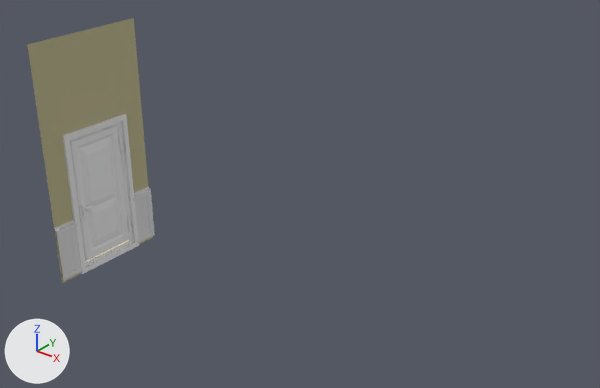
What one commit did to the FBX model BlindNight/Assets/Models/WallDoor.fbx.
One viewpoint serves both versions: a camera (50 mm lens) standing at (7.6, -12.07, 10.83) and looking at (-2.59, 0.67, 2.94). Lighting does not change. The marker at lower left points along +X, +Y and +Z.

In view in the first picture: 'WallDoor'.
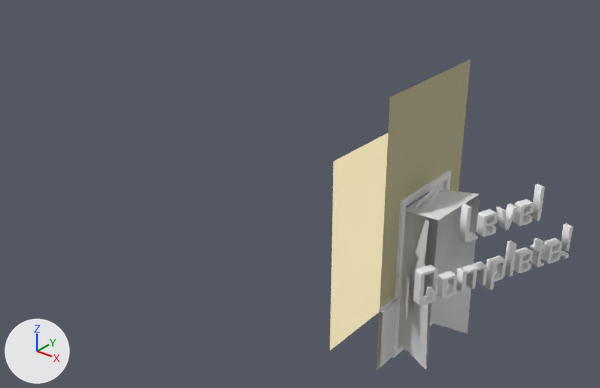
What differs and where, as boxes (x1, y1, x2, y2) in the pictures (600 x 388 px; the box of a moved part takes in the faces that stretch with it):
'WallDoor', reshaped, moved, turned, rescaled: before (27, 18, 155, 283); after (330, 59, 573, 370)
part 1 of me_walldoor_mesh_001, moved or reshaped: before (27, 18, 153, 283); after (376, 59, 471, 370)
part 2 of me_walldoor_mesh_001, moved or reshaped: before (70, 124, 129, 261); after (421, 184, 441, 210)
part 3 of me_walldoor_mesh_001, moved or reshaped (not visible afterwards): before (87, 197, 121, 248)
part 4 of me_walldoor_mesh_001, moved or reshaped (not visible afterwards): before (79, 136, 118, 210)
part 5 of me_walldoor_mesh_001, moved or reshaped: before (62, 114, 139, 274); after (392, 170, 451, 358)
part 6 of me_walldoor_mesh_001, moved or reshaped (not visible afterwards): before (81, 203, 87, 218)
part 7 of me_walldoor_mesh_001, moved or reshaped: before (56, 222, 83, 281); after (380, 300, 399, 367)
part 8 of me_walldoor_mesh_001, moved or reshaped: before (54, 220, 74, 231); after (380, 297, 396, 312)
part 9 of me_walldoor_mesh_001, moved or reshaped (not visible afterwards): before (133, 189, 155, 243)
part 10 of me_walldoor_mesh_001, deleted: before (86, 240, 129, 262)
part 11 of me_walldoor_mesh_001, added: after (330, 133, 573, 369)

The change, as a diff of the scene's bpy script:
```diff
--- a/BlindNight/Assets/Models/WallDoor.fbx.py
+++ b/BlindNight/Assets/Models/WallDoor.fbx.py
@@ me_walldoor_mesh_001 @@
 # used by ob_walldoor; location = (-8.0, -2.0, 0.0); rotation_euler = (1.571, 0.0, 0.0), in degrees (90, 0, 0); scale = (0.01, 0.01, 0.01)
-me_walldoor_mesh_001.from_pydata(...)  # 505 vertices, 372 faces; spans x -25.0..11.0, y -15.0..590.0, z -300.0..0.0
+me_walldoor_mesh_001.from_pydata(...)  # 1813 vertices, 2261 faces; spans x -2.0..3.0, y -2.0..3.0, z -1.0..6.0
+# me_walldoor_mesh_001 part 1: the loose piece of 12 vertices spanning x 0.0, y -15.0..590.0, z -300.0..0.0 is turned 90 degrees about the x axis through the mesh origin and scaled by 0.01
+# me_walldoor_mesh_001 part 2: the loose piece of 32 vertices spanning x -18.0..0.0, y 13.0..338.0, z -223.0..-78.0 is multiplied about the mesh origin by the matrix ((0.009, 0.0, 0.003), (0.003, 0.0, -0.009), (0.0, 0.01, 0.0))
+# me_walldoor_mesh_001 part 3: the loose piece of 8 vertices spanning x -6.0..1.0, y 31.0..162.0, z -204.0..-97.0 is multiplied about the mesh origin by the matrix ((0.009, 0.0, 0.003), (0.003, 0.0, -0.009), (0.0, 0.01, 0.0))
+# me_walldoor_mesh_001 part 4: the loose piece of 8 vertices spanning x -6.0..1.0, y 136.0..321.0, z -204.0..-97.0 is multiplied about the mesh origin by the matrix ((0.008, 0.0, 0.003), (0.003, 0.0, -0.008), (0.0, 0.009, 0.0))
+# me_walldoor_mesh_001 part 5: the loose piece of 40 vertices spanning x -24.0..7.0, y -13.0..361.0, z -245.0..-56.0 is turned 90 degrees about the x axis through the mesh origin and scaled by 0.01
+# me_walldoor_mesh_001 part 6: the loose piece of 12 vertices spanning x -2.0..5.0, y 134.0..172.0, z -94.0..-83.0 is multiplied about the mesh origin by the matrix ((0.009, 0.0, 0.003), (0.003, 0.0, -0.009), (0.0, 0.01, 0.0))
+# me_walldoor_mesh_001 part 7: the loose piece of 60 vertices spanning x -7.0..9.0, y -5.0..134.0, z -65.0..0.0 is scaled about its middle by (0.01, -0.000116, 0.000814), then moved by (-1.0, -64.0, 33.0)
+# me_walldoor_mesh_001 part 8: the loose piece of 8 vertices spanning x -1.0..3.0, y 134.0..140.0, z -67.0..0.0 is turned 90 degrees about the x axis through the mesh origin and scaled by 0.01
+# me_walldoor_mesh_001 part 9: the loose piece of 61 vertices spanning x -7.0..9.0, y -5.0..134.0, z -300.0..-235.0 is scaled about its middle by (0.01, -6.69e-05, 0.000443), then moved by (-1.0, -62.0, 268.0)
+# me_walldoor_mesh_001 part 10: the loose piece of 4 vertices spanning x -5.0, y 1.0..344.0, z -228.0..-73.0 is deleted
+# me_walldoor_mesh_001 part 11: 1312 vertices added at x -2.0..3.0, y -2.0..3.0, z -1.0..5.0
 me_walldoor_mesh_001.materials.append(mat_wall_m)
@@ me_walldoor_mesh_001 @@
 me_walldoor_mesh_001.materials.append(mat_banister)
+me_walldoor_mesh_001.materials.append(mat_lightparticles)  # white #e7e7e7
+me_walldoor_mesh_001.materials.append(mat_levelcompletetext)  # white #e7e7e7
@@ ob_walldoor @@
 ob_walldoor = bpy.data.objects.new('WallDoor', me_walldoor_mesh_001)
-ob_walldoor.location = (-8.0, -2.0, 0.0)
-ob_walldoor.rotation_euler = (1.571, 0.0, 0.0)  # degrees (90, 0, 0)
-ob_walldoor.scale = (0.01, 0.01, 0.01)
+ob_walldoor.location = (0.0, 0.0, 0.0)
```
